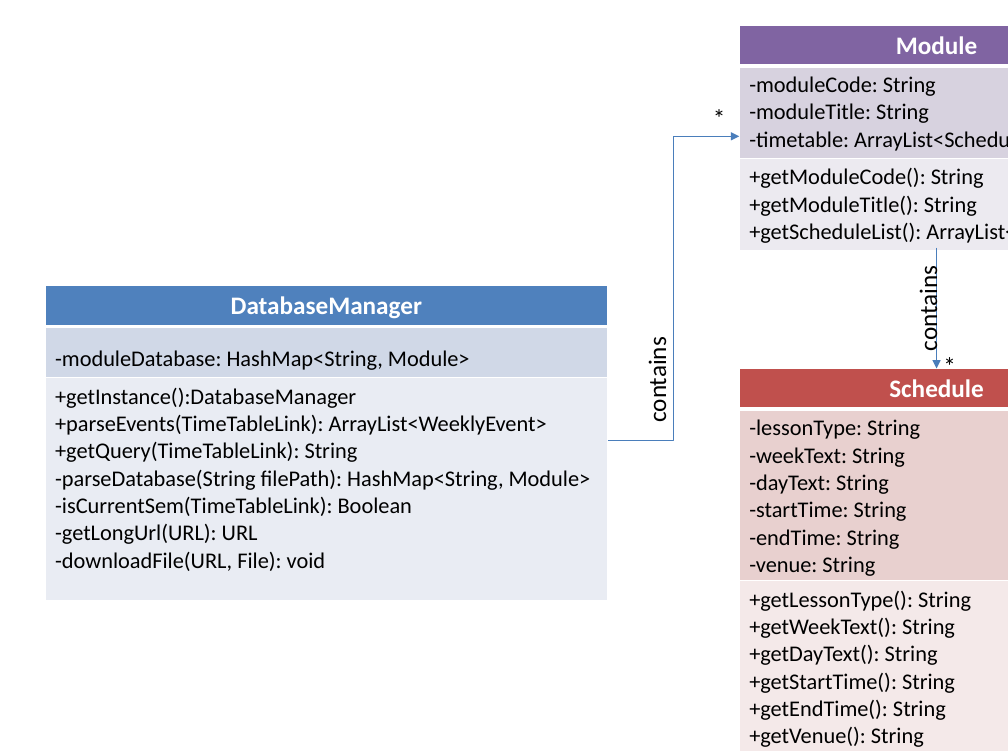
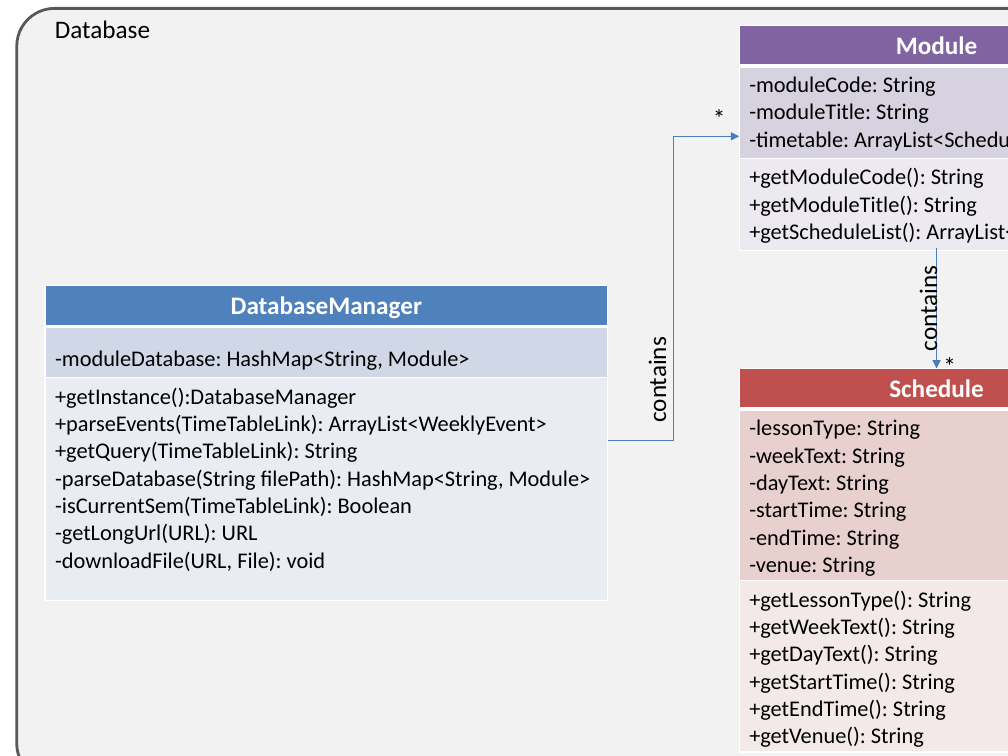
Before and after one commit to nus-cs2103-AY1718S2/addressbook-level4, a slide deck: slide 1 of docs/diagrams/DatabaseClassDiagram.pptx. Drawn at 1008x756 pixels with LibreOffice and Linux fonts; fonts in the diff are those of the drawing. Boxes give left, top, right and bottom in pixels: in the first picture for what was removed or moved away, otherwise in the second. Text is boxed around its words. In the diff, an @@ line names an element or a change of style, - is before the commit and + after.

```diff
--- a/docs/diagrams/DatabaseClassDiagram.pptx
+++ b/docs/diagrams/DatabaseClassDiagram.pptx
@@ rounded rectangle added at (x1=17, y1=8, x2=1008, y2=756), fill #F2F2F2, outline #595959 2 pt @@
@@ text added at (x1=55, y1=20, x2=150, y2=38), 18 pt, text #000000 @@
+Database
```
Also in this commit, not shown: 3 other files.
